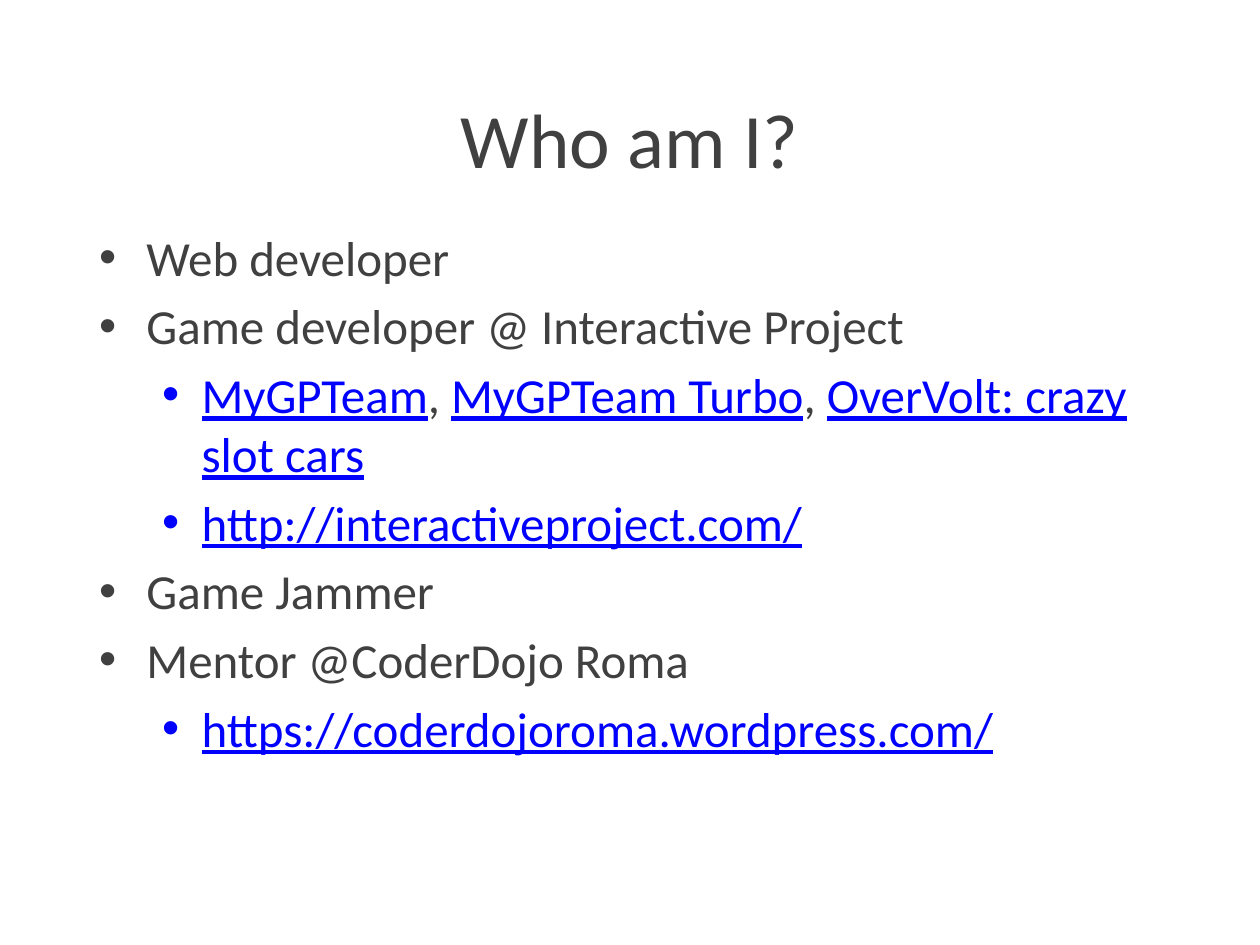
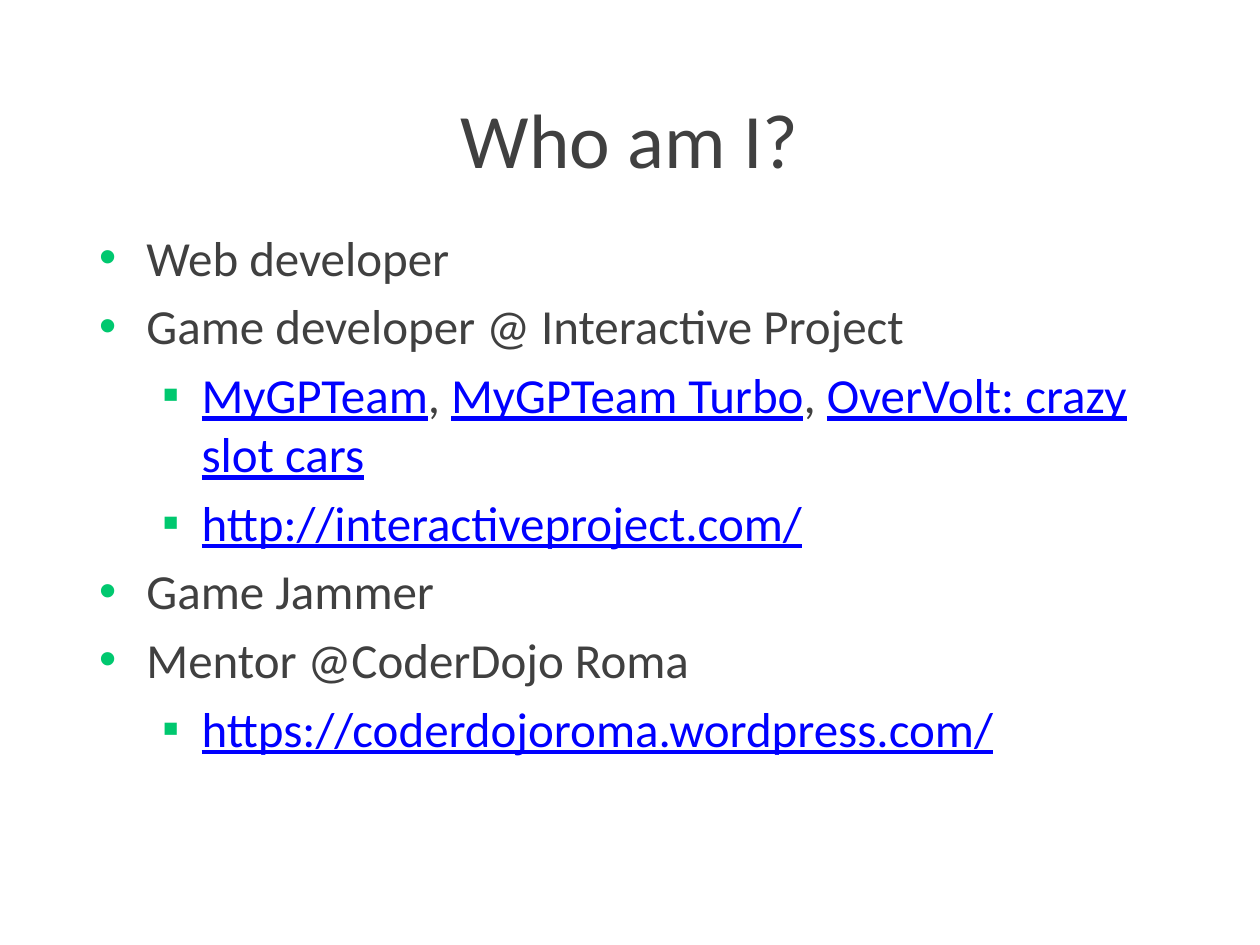
Before and after one commit to Lotti/codemotion2015, a slide deck: slide 2 of slides/slides.pptx. Drawn at 1260x945 pixels with LibreOffice and Linux fonts; fonts in the diff are those of the drawing; background and template pictures are left out. Boxes give left, top, right and bottom in pixels: in the first picture for what was removed or moved away, otherwise in the second. Text is boxed around its words. In the diff, an @@ line names an element or a change of style, - is before the commit and + after.

```diff
--- a/slides/slides.pptx
+++ b/slides/slides.pptx
@@ text "Web developer" at box(146, 242, 1126, 756): bullet • to ▪ @@
```
Also in this commit, not shown: 14 other slides changed, 1 slide removed.
